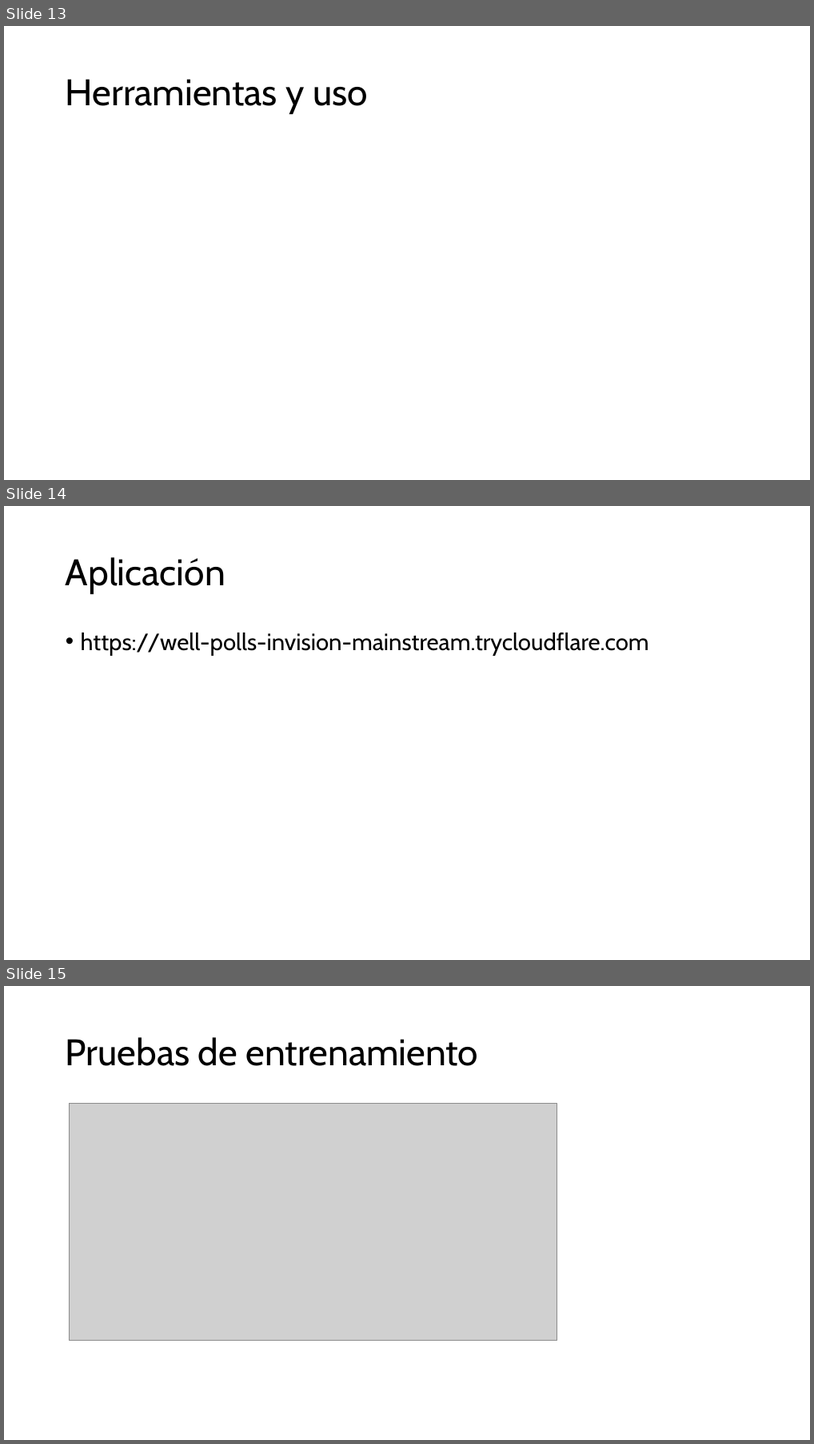
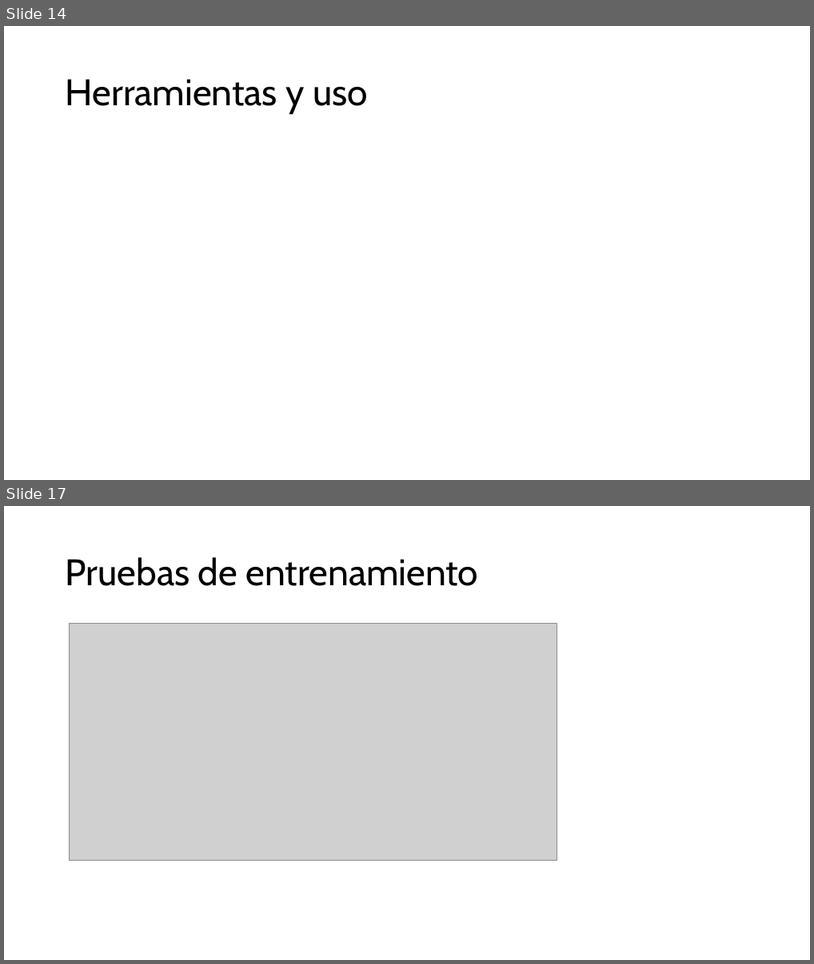
Before and after one commit to ricrod01/PROYECTO_4_DL, a slide deck: docs/Presentacion_Proyecto4.pptx. Shown one above the other, each under a label of ours: slides 13, 14 and 15 before the commit, slides 14 and 17 after it; the slides between them are not shown. The pictures are 814x1444 and 814x964 pixels, drawn with LibreOffice and Linux fonts; fonts in the diff are those of the drawing; grey boxes stand for pictures. Boxes give left, top, right and bottom in pixels: in the first picture for what was removed or moved away, otherwise in the second. Text is boxed around its words. In the diff, an @@ line names an element or a change of style, - is before the commit and + after.

```diff
--- a/docs/Presentacion_Proyecto4.pptx
+++ b/docs/Presentacion_Proyecto4.pptx
@@ slide 14 removed at box(4, 506, 810, 960), background #FFFFFF @@
@@ title removed at box(66, 557, 226, 594) @@
-Aplicación
@@ text removed at box(81, 632, 650, 656) @@
-• https://well-polls-invision-mainstream.trycloudflare.com
@@ what was slide 13 is now slide 14 @@
@@ what was slide 15 is now slide 17 @@
```
Also in this commit, not shown: 1 slide changed, 2 slides added, 1 other file.
